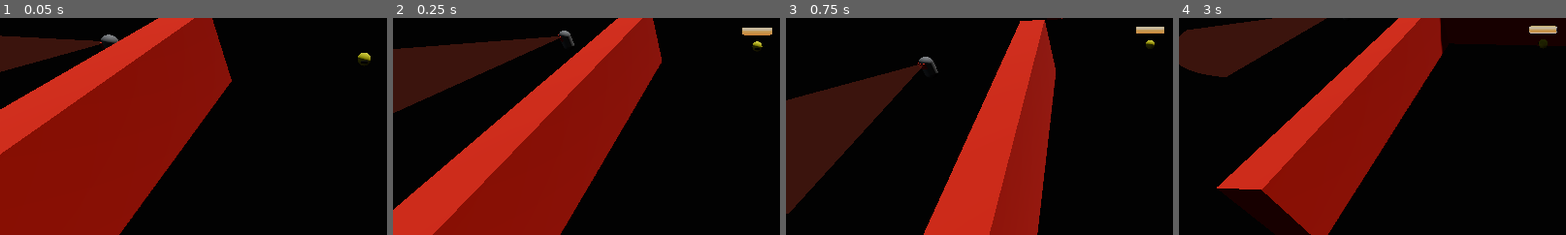
Above: before the commit, frames 1-4 (left to right).
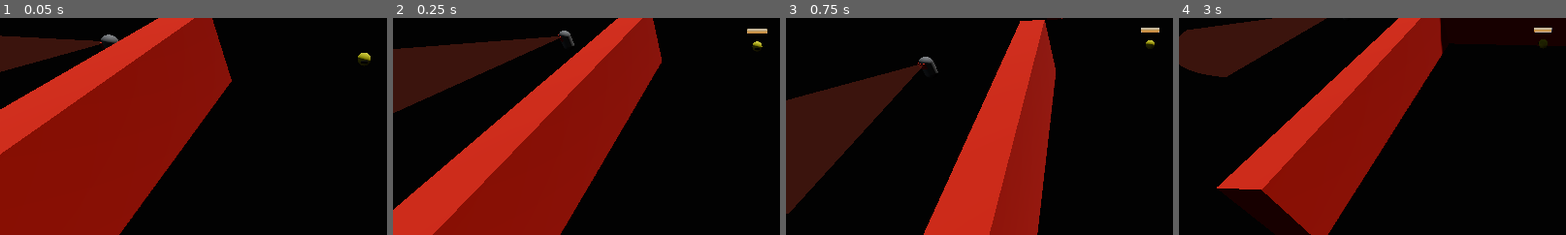
Above: after the commit, the same moments.

Repository: cliff-lilly-jean/pacman-stealth-game
Game: Godot game, scene res://entities/world/world.tscn
The game is run twice, just before and just after one commit, with the same random seed, the same clock (stepped at 60 frames per second) and the same inputs.
Inputs (mouse positions are % of the whole screen's width and height, from its top left):
- Up to frame 1 (0.05 s): no input
- Up to frame 2 (0.25 s): no input
- Up to frame 3 (0.75 s): move the mouse to (55, 50) at 0.52 s; hold W (move_forward) from 0.53 s (still down); hold Shift (dash) from 0.53 s (still down)
- Up to frame 4 (3 s): keep holding W (move_forward); move the mouse to (45, 50) at 1.27 s; release Shift (dash) at 1.28 s; tap Ctrl (sprint) at 1.35, 2.85 s; move the mouse to (52, 48) at 2.02 s; hold Shift (dash) 2.03-2.78 s; move the mouse to (49, 52) at 2.77 s
The pictures show only the part of the screen within x 3-53%, y 32-82%; the shares and areas given below are measured in that part.

Frame 1 is identical in both runs. In frame 2, 0.2% of the frame differs, in the area x 90-98%, y 4-9%; in frame 3, 0.1%; in frame 4, 0.2%, in the area x 90-98%, y 3-8%.

Commit message:
decreased the size of the progressbar images

Diff:
--- a/entities/player/player.tscn
+++ b/entities/player/player.tscn
@@ -8,10 +8,10 @@
 [ext_resource type="Script" uid="uid://dh6switaklx1f" path="res://entities/player/states/player_move.gd" id="6_8fjmc"]
 [ext_resource type="Script" uid="uid://54rte24utaje" path="res://entities/player/states/player_sprint.gd" id="7_qiwj3"]
 [ext_resource type="Script" uid="uid://da8tlbreg5xrv" path="res://entities/player/states/player_dash.gd" id="8_26q78"]
-[ext_resource type="Texture2D" uid="uid://dm274g0jdsnpf" path="res://assets/progress_bar_under edited.png" id="9_a1qjk"]
+[ext_resource type="Texture2D" uid="uid://8ebsic3gqrbj" path="res://assets/progress_bar_under-200.png" id="9_a1qjk"]
 [ext_resource type="Script" uid="uid://sxlkkk1t773a" path="res://entities/player/stamina_bar.gd" id="9_bectd"]
-[ext_resource type="Texture2D" uid="uid://c5jnwhk5sbaqg" path="res://assets/progress_bar_over edited.png" id="10_j3ovn"]
-[ext_resource type="Texture2D" uid="uid://d0hcoaoh52uj1" path="res://assets/progress_bar_fill edited.png" id="11_afbqv"]
+[ext_resource type="Texture2D" uid="uid://3aajc0ngls86" path="res://assets/progress_bar_over-200.png" id="10_j3ovn"]
+[ext_resource type="Texture2D" uid="uid://byrarsr6ccnay" path="res://assets/progress_bar_fill-200.png" id="11_afbqv"]
 
 [sub_resource type="SphereShape3D" id="SphereShape3D_x7p2l"]
 margin = 0.5
@@ -28,7 +28,7 @@
 albedo_color = Color(0, 0, 0, 1)
 
 [sub_resource type="ViewportTexture" id="ViewportTexture_7capw"]
-viewport_path = NodePath("Sprite3D/SubViewport")
+viewport_path = NodePath("StaminaBar/SubViewport")
 
 [node name="Player" type="CharacterBody3D" unique_id=573448500 node_paths=PackedStringArray("mesh")]
 collision_mask = 30
@@ -101,17 +101,17 @@
 stamina_cost = 1.0
 metadata/_custom_type_script = "uid://da8tlbreg5xrv"
 
-[node name="Sprite3D" type="Sprite3D" parent="." unique_id=1883340200]
+[node name="StaminaBar" type="Sprite3D" parent="." unique_id=1883340200]
 transform = Transform3D(1, 0, 0, 0, 1, 0, 0, 0, 1, 0, 2.1357853, 0)
 billboard = 1
 no_depth_test = true
 texture = SubResource("ViewportTexture_7capw")
 
-[node name="SubViewport" type="SubViewport" parent="Sprite3D" unique_id=89350928]
+[node name="SubViewport" type="SubViewport" parent="StaminaBar" unique_id=89350928]
 transparent_bg = true
-size = Vector2i(300, 75)
+size = Vector2i(200, 50)
 
-[node name="StaminaBar" type="TextureProgressBar" parent="Sprite3D/SubViewport" unique_id=1786471562]
+[node name="StaminaBar" type="TextureProgressBar" parent="StaminaBar/SubViewport" unique_id=1786471562]
 anchors_preset = 15
 anchor_right = 1.0
 anchor_bottom = 1.0
Binary file removed: assets/progress_bar_fill edited.png
Binary file added: assets/progress_bar_fill-200.png
Not shown, changed: assets/progress_bar_fill-200.png.import
Binary file removed: assets/progress_bar_over edited.png
Binary file added: assets/progress_bar_over-200.png
Not shown, changed: assets/progress_bar_over-200.png.import
Binary file removed: assets/progress_bar_under edited.png
Binary file added: assets/progress_bar_under-200.png
Not shown, changed: assets/progress_bar_under-200.png.import
